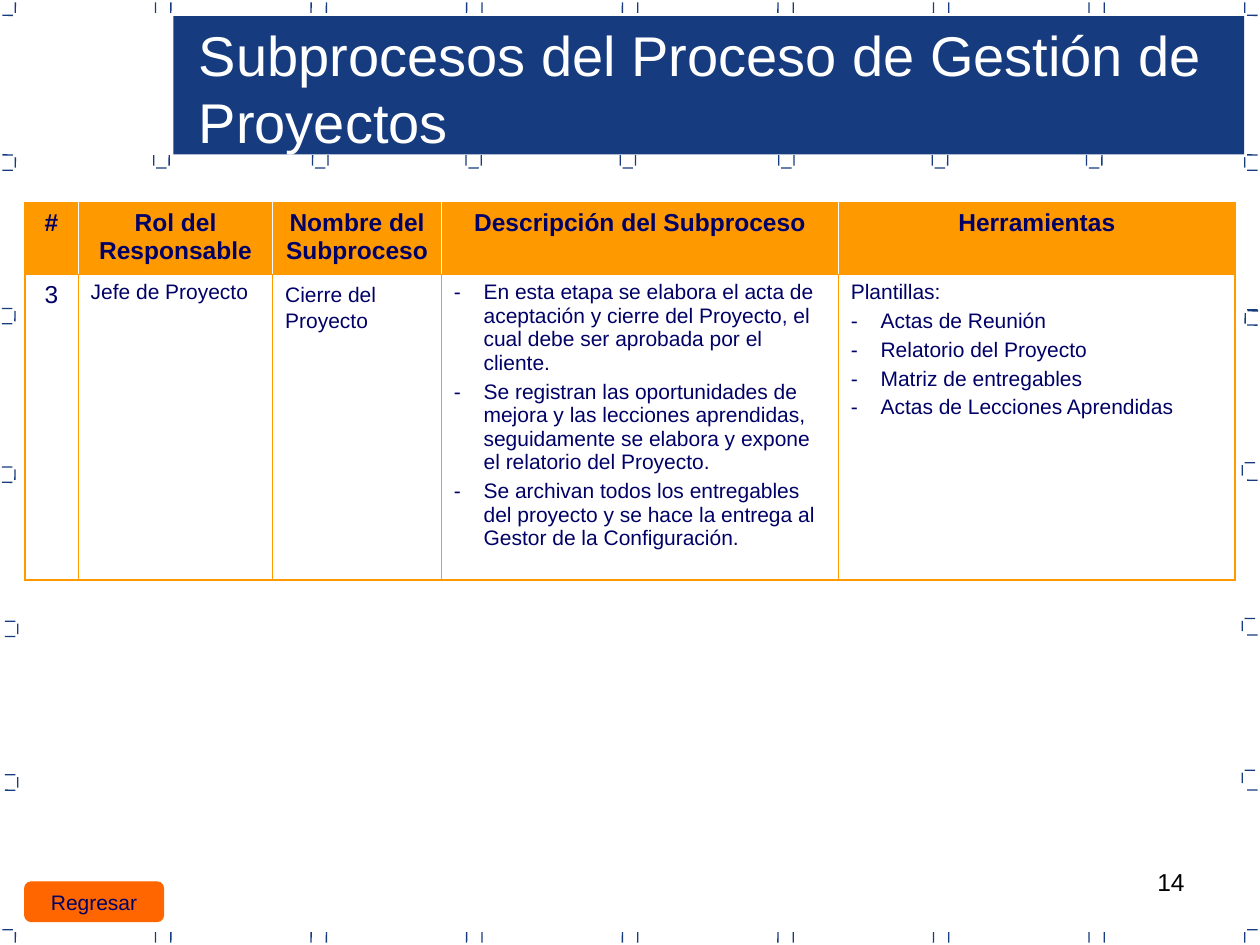
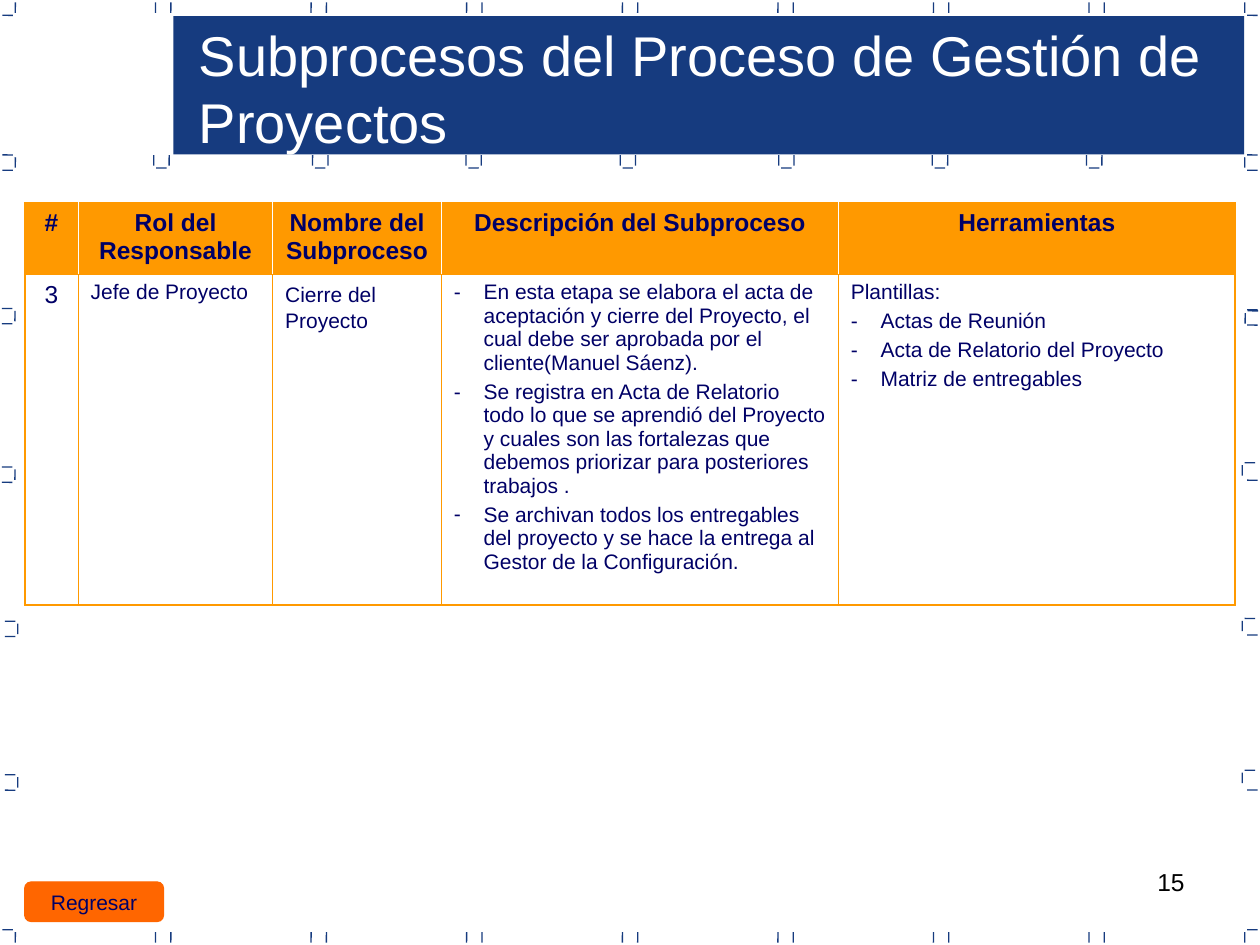
Before and after one commit to lowrider80/UTP-GPS-ALARM, a slide deck: slide 15 of Area_de_Proceso-_PP-PMC/PGPROY_V1.0_2015.ppt (slide 14 before the commit). Drawn at 1260x945 pixels with LibreOffice and Linux fonts; fonts in the diff are those of the drawing. Boxes give left, top, right and bottom in pixels: in the first picture for what was removed or moved away, otherwise in the second. Text is boxed around its words. In the diff, an @@ line names an element or a change of style, - is before the commit and + after.

```diff
--- a/Area_de_Proceso-_PP-PMC/PGPROY_V1.0_2015.ppt
+++ b/Area_de_Proceso-_PP-PMC/PGPROY_V1.0_2015.ppt
@@ table at [25, 203, 1236, 605] @@
-row 2, column 4: En esta etapa se elabora el acta de aceptación y cierre del Proyecto, el cual debe ser aprobada por el cliente. / Se registran las oportunidades de mejora y las lecciones aprendidas, seguidamente se elabora y expone el relatorio del Proyecto. / Se archivan todos los entregables del proyecto y se hace la entrega al Gestor de la Configuración.
+row 2, column 4: En esta etapa se elabora el acta de aceptación y cierre del Proyecto, el cual debe ser aprobada por el cliente(Manuel Sáenz). / Se registra en Acta de Relatorio todo lo que se aprendió del Proyecto y cuales son las fortalezas que debemos priorizar para posteriores trabajos . / Se archivan todos los entregables del proyecto y se hace la entrega al Gestor de la Configuración.
-row 2, column 5: Plantillas: / Actas de Reunión / Relatorio del Proyecto / Matriz de entregables / Actas de Lecciones Aprendidas
+row 2, column 5: Plantillas: / Actas de Reunión / Acta de Relatorio del Proyecto / Matriz de entregables
@@ page number at [1157, 874, 1184, 892]: text changed @@
-14
+15
```
Also in this commit, not shown: 19 other slides changed, 1 slide added.
